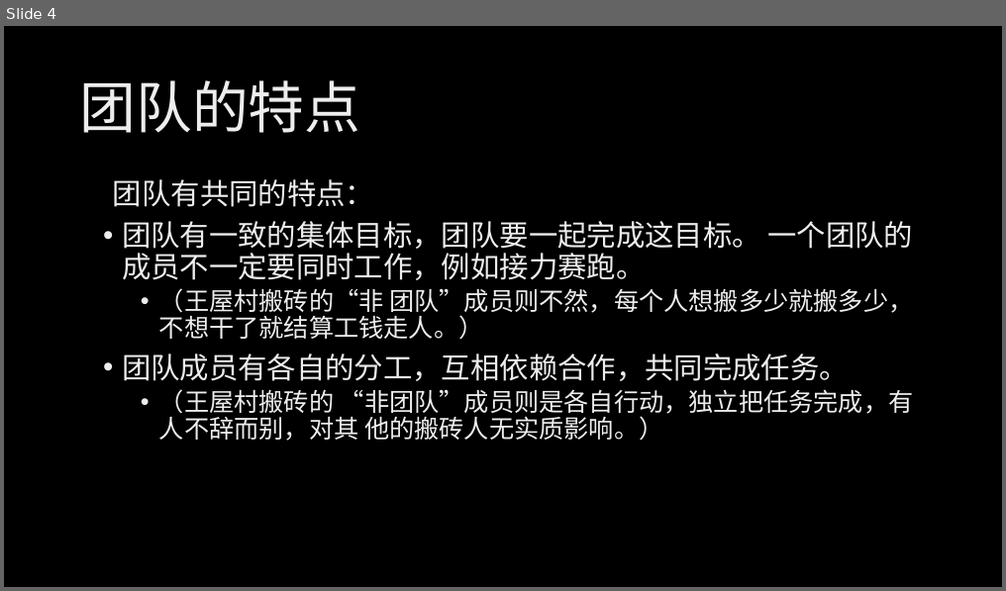
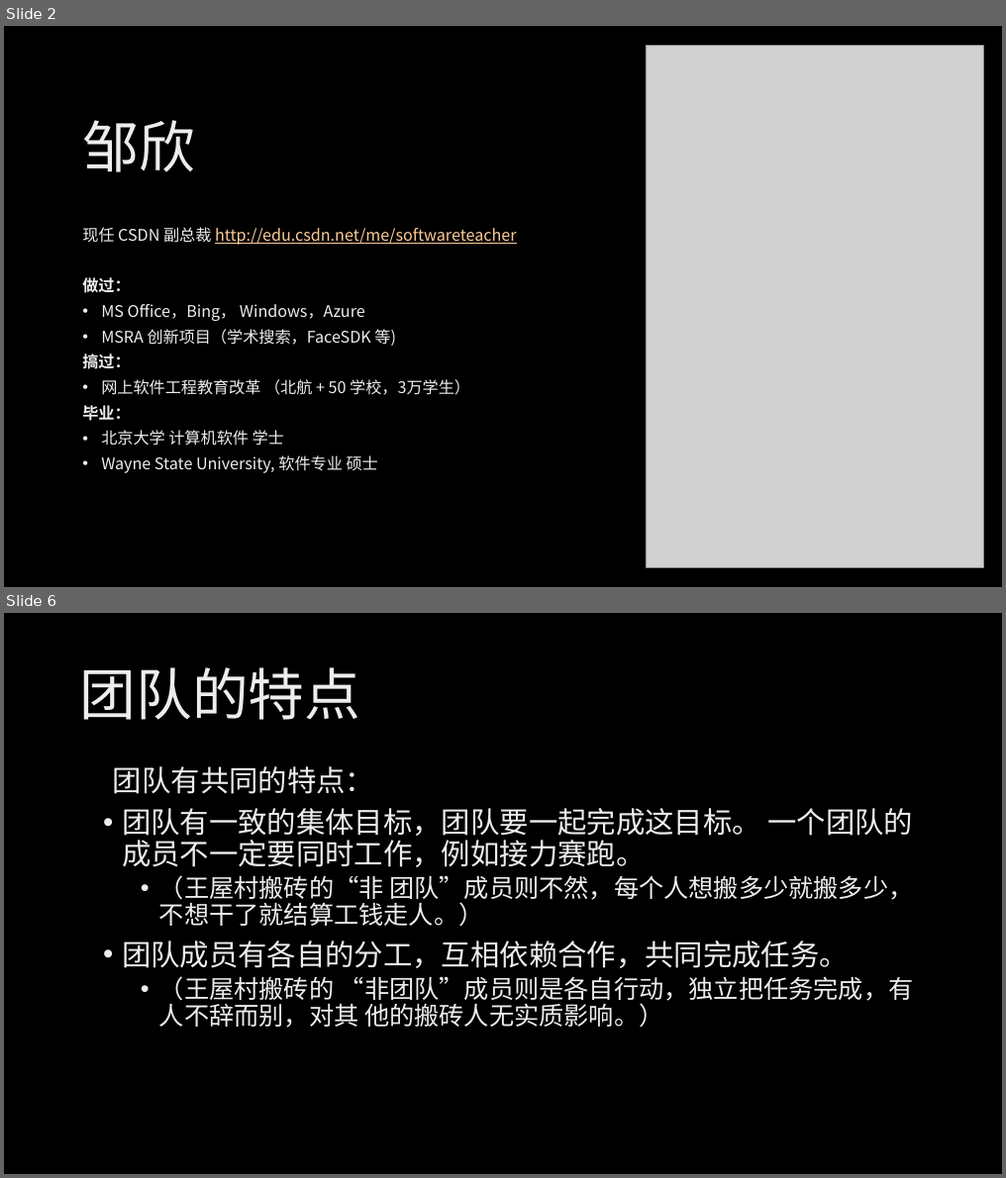
Before and after one commit to xinase/ASE, a slide deck: chapter5/ASE_5_Team_and_Process.pptx. Shown one above the other, each under a label of ours: slide 4 before the commit, slides 2 and 6 after it; the slides between them are not shown. The pictures are 1006x591 and 1006x1178 pixels, drawn with LibreOffice and Linux fonts; fonts in the diff are those of the drawing; grey boxes stand for pictures; background and template pictures are left out. Boxes give left, top, right and bottom in pixels: in the first picture for what was removed or moved away, otherwise in the second. Text is boxed around its words. In the diff, an @@ line names an element or a change of style, - is before the commit and + after.

```diff
--- a/chapter5/ASE_5_Team_and_Process.pptx
+++ b/chapter5/ASE_5_Team_and_Process.pptx
@@ slide 2 added at (x1=4, y1=26, x2=1002, y2=587), background picture (left out) @@
@@ picture added at (x1=646, y1=46, x2=983, y2=568) @@
@@ title added at (x1=82, y1=120, x2=194, y2=173), 54 pt, text gradient #BFBFBF to #EDEDED to #FFFFFF @@
+邹欣
@@ text added at (x1=82, y1=227, x2=517, y2=473), 15.4 pt, text gradient #BFBFBF to #EDEDED to #FFFFFF @@
+现任 CSDN 副总裁 http://edu.csdn.net/me/softwareteacher
+做过：
+• MS Office，Bing， Windows，Azure
+• MSRA 创新项目（学术搜索，FaceSDK 等)
+搞过：
+• 网上软件工程教育改革 （北航 + 50 学校，3万学生）
+毕业：
+• 北京大学 计算机软件 学士
+• Wayne State University, 软件专业 硕士
@@ what was slide 4 is now slide 6 @@
```
Also in this commit, not shown: 7 slides changed, 2 other slides added.
